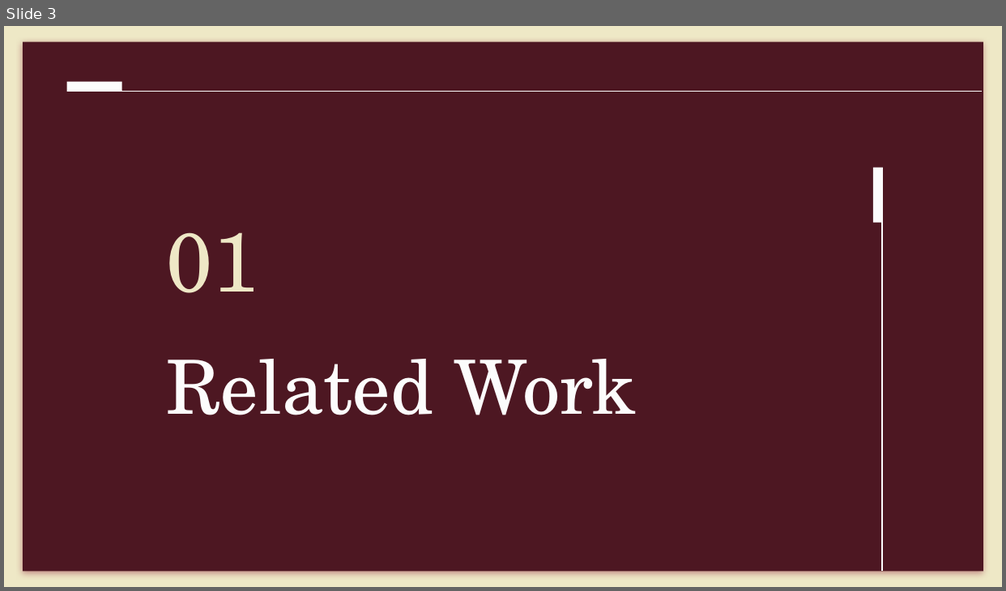
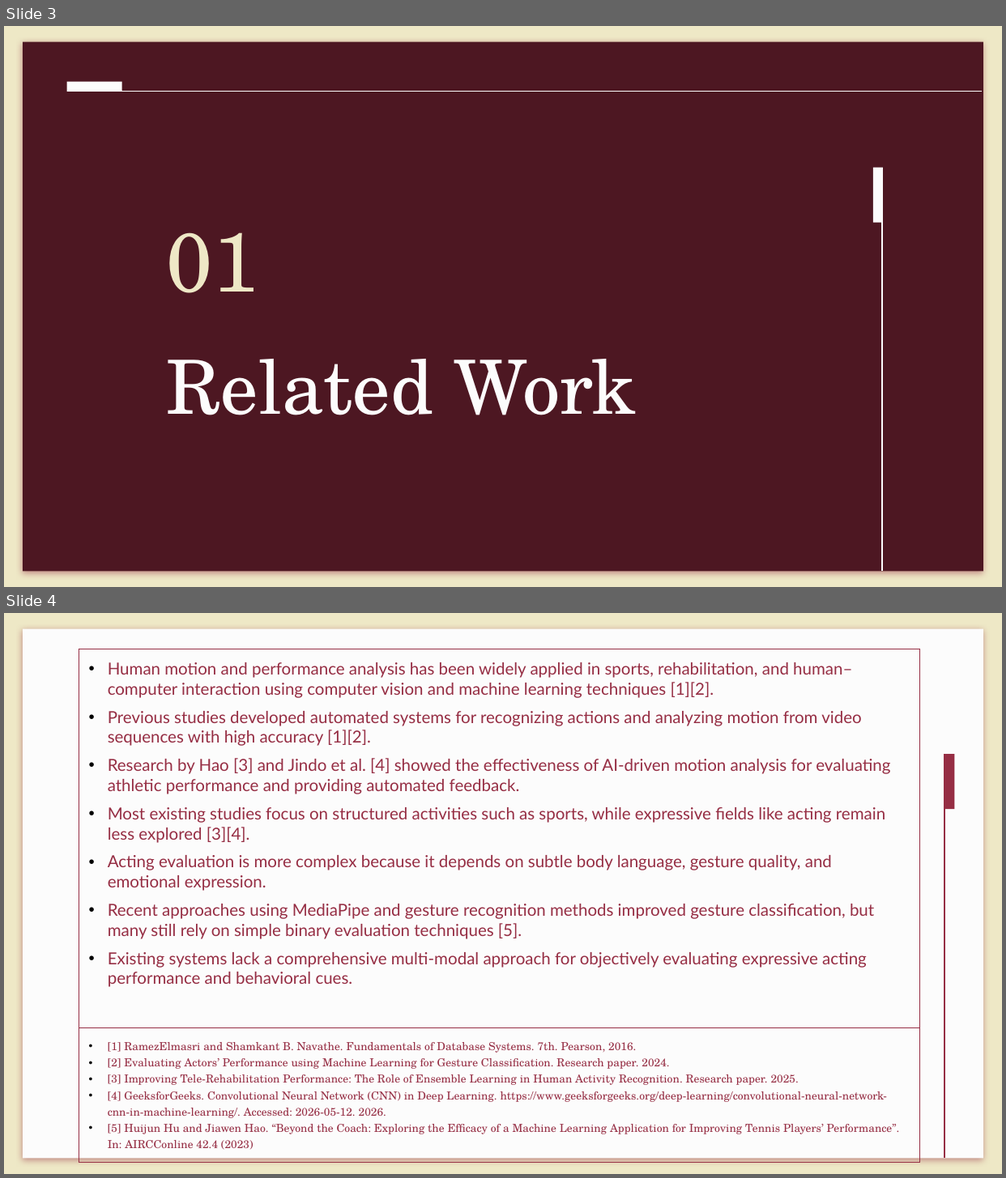
Before and after one commit to MiraPhilip12/Graduation_Project_ESLSCA, a slide deck: Final Milestone/Graduation_Project_Final_Presentation.pptx. Shown one above the other, each under a label of ours: slide 3 before the commit, slides 3 and 4 after it. The pictures are 1006x591 and 1006x1178 pixels, drawn with LibreOffice and Linux fonts; fonts in the diff are those of the drawing. Boxes give left, top, right and bottom in pixels: in the first picture for what was removed or moved away, otherwise in the second. Text is boxed around its words. In the diff, an @@ line names an element or a change of style, - is before the commit and + after.

Commit message:
updating presentation

```diff
--- a/Final Milestone/Graduation_Project_Final_Presentation.pptx
+++ b/Final Milestone/Graduation_Project_Final_Presentation.pptx
@@ slide 4 added at (4,613,1002,1174), background #EEE8C6 @@
@@ rectangle added at (23,629,983,1159), fill #FCFCFC @@
@@ table added at (79,649,920,1153), 2 rows, 1 columns @@
+Human motion and performance analysis has been widely applied in sports, rehabilitation, and human–computer interaction using computer vision and machine learning techniques [1][2]. / Previous studies developed automated systems for recognizing actions and analyzing motion from video sequences with high accuracy [1][2]. / Research by Hao [3] and Jindo et al. [4] showed the effectiveness of AI-driven motion analysis for evaluating athletic performance and providing automated feedback. / Most existing studies focus on structured activities such as sports, while expressive fields like acting remain less explored [3][4]. / Acting evaluation is more complex because it depends on subtle body language, gesture quality, and emotional expression. / Recent approaches using MediaPipe and gesture recognition methods improved gesture classification, but many still rely on simple binary evaluation techniques [5]. / Existing systems lack a comprehensive multi-modal approach for objectively evaluating expressive acting performance and behavioral cues.
+[1] RamezElmasri and Shamkant B. Navathe. Fundamentals of Database Systems. 7th. Pearson, 2016. / [2] Evaluating Actors’ Performance using Machine Learning for Gesture Classification. Research paper. 2024. / [3] Improving Tele-Rehabilitation Performance: The Role of Ensemble Learning in Human Activity Recognition. Research paper. 2025. / [4] GeeksforGeeks. Convolutional Neural Network (CNN) in Deep Learning. https://www.geeksforgeeks.org/deep-learning/convolutional-neural-network-cnn-in-machine-learning/. Accessed: 2026-05-12. 2026. / [5] Huijun Hu and Jiawen Hao. “Beyond the Coach: Exploring the Efficacy of a Machine Learning Application for Improving Tennis Players’ Performance”. In: AIRCConline 42.4 (2023)
@@ rectangle added at (944,754,954,809), fill #962E44 @@
@@ line added from (944, 754) to (944, 1159), #962E44 0.75 pt @@
```
